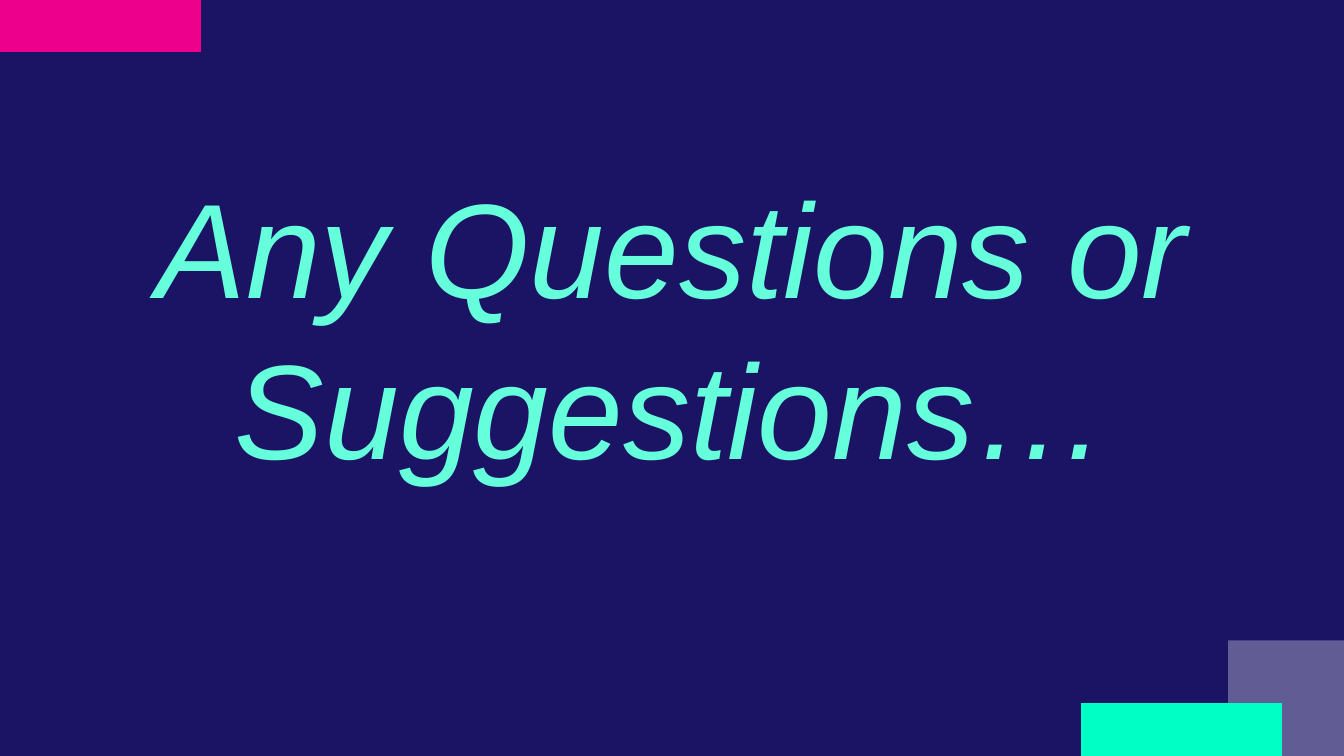
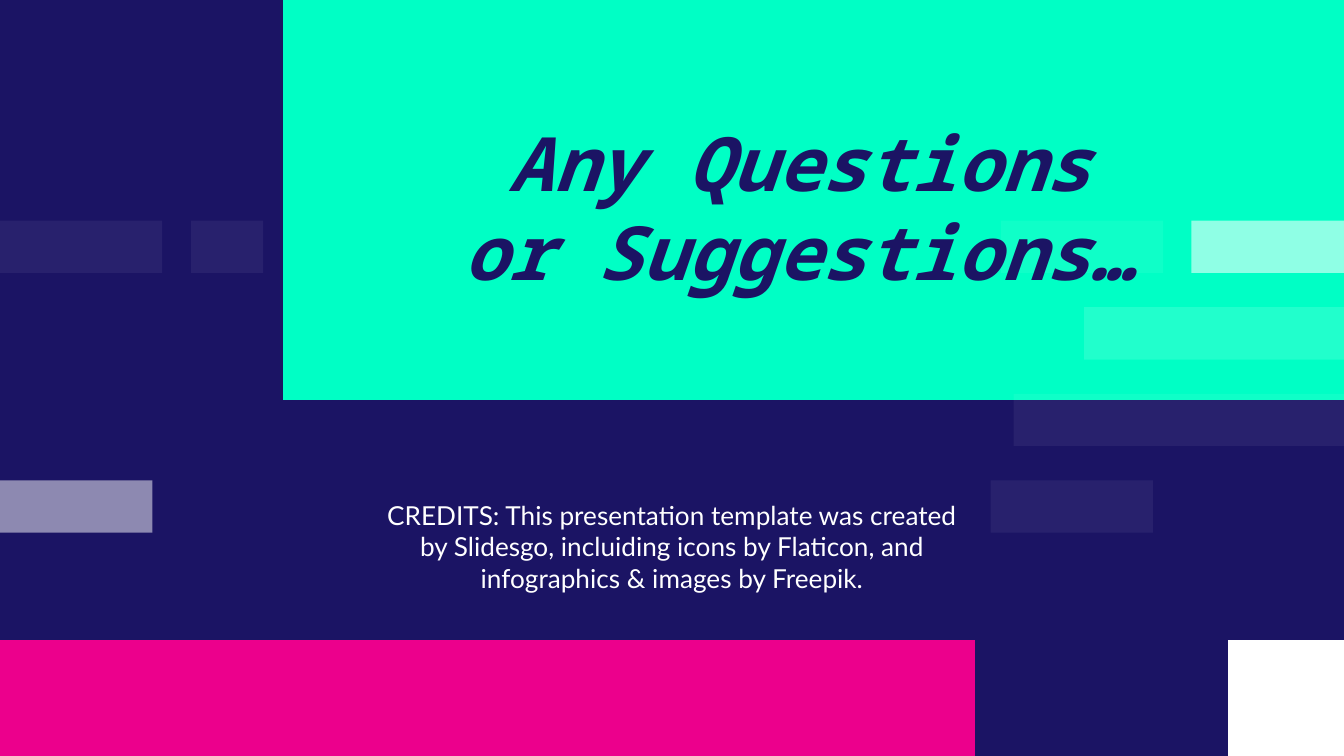
Before and after one commit to Harshal662/AIR-TICKET-MANAGEMNET-SYSTEM, a slide deck: slide 7 of PPT.pptx (slide 6 before the commit). Drawn at 1344x756 pixels with LibreOffice and Linux fonts; fonts in the diff are those of the drawing. Boxes give left, top, right and bottom in pixels: in the first picture for what was removed or moved away, otherwise in the second. Text is boxed around its words. In the diff, an @@ line names an element or a change of style, - is before the commit and + after.

```diff
--- a/PPT.pptx
+++ b/PPT.pptx
@@ freeform shape removed at [0, 0, 202, 52] @@
@@ freeform shape added at [282, 0, 1344, 401], fill #00FFC5 @@
@@ title "Any Questions or Suggestions…": place and size @@
-title "Any Questions or Suggestions…" at [157, 200, 1186, 483]
+title "Any Questions or Suggestions…" at [464, 133, 1135, 299]
@@ title "Any Questions or Suggestions…" at [464, 133, 1135, 299]: size 72 to 40 pt, font Arial to Noto Sans Mono, text colour #66FFDC to #1B1464, bold on @@
@@ freeform shape added at [0, 220, 163, 273], fill #FFFFFF at 6% opacity @@
@@ freeform shape added at [191, 220, 263, 273], fill #FFFFFF at 6% opacity @@
@@ freeform shape added at [1001, 220, 1164, 273], fill #FFFFFF at 6% opacity @@
@@ freeform shape added at [1191, 220, 1344, 273], fill #FFFFFF at 56% opacity @@
@@ freeform shape added at [1085, 308, 1344, 360], fill #FFFFFF at 13% opacity @@
@@ freeform shape added at [1013, 394, 1344, 446], fill #FFFFFF at 6% opacity @@
@@ freeform shape added at [0, 480, 153, 532], fill #FFFFFF at 50% opacity @@
@@ text added at [387, 505, 956, 593], 14 pt, text #FFFFFF @@
+CREDITS: This presentation template was created by Slidesgo, incluiding icons by Flaticon, and infographics & images by Freepik.
@@ freeform shape added at [0, 641, 974, 756], fill #EC008C @@
@@ freeform shape at [1228, 641, 1344, 756]: fill #FFFFFF at 31% opacity to #FFFFFF @@
@@ freeform shape removed at [1081, 703, 1282, 755] @@
```
Also in this commit, not shown: 6 slides added, 5 slides removed, 15 other files.
